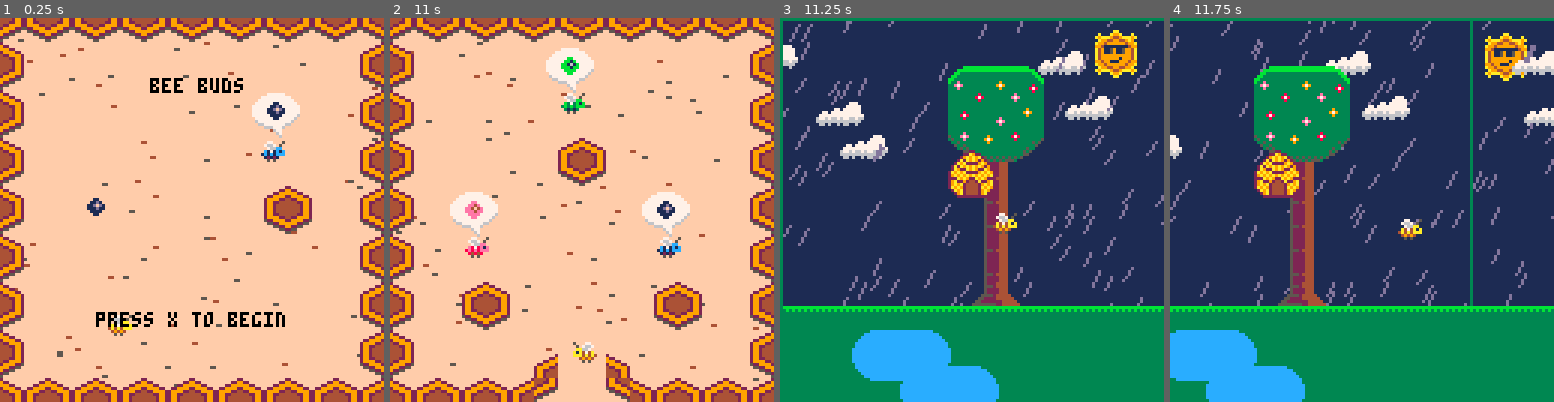
Above: before the commit, frames 1-4 (left to right).
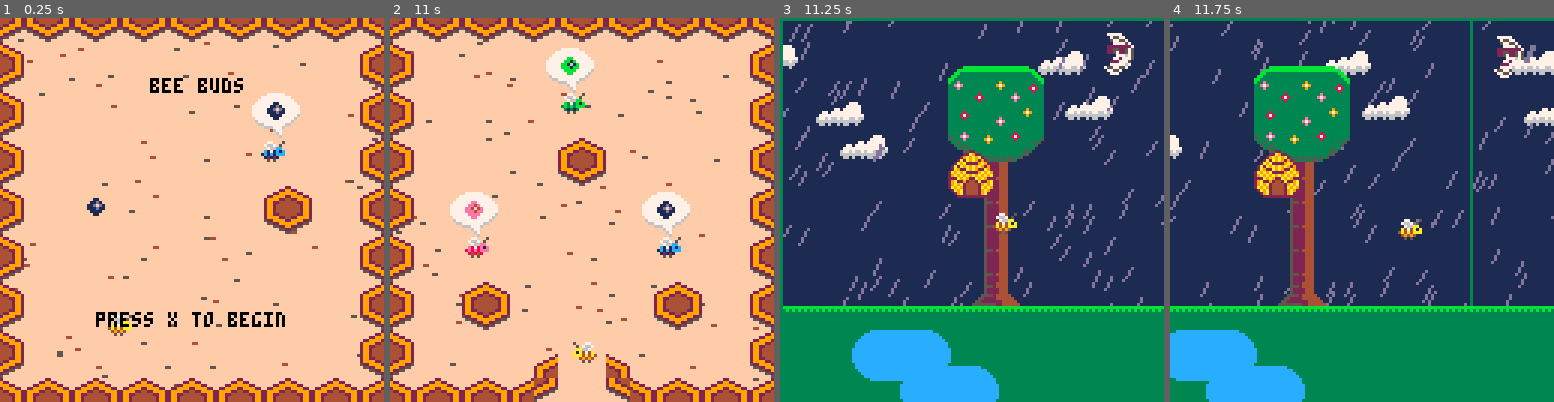
Above: after the commit, the same moments.

Repository: global-game-jam-2019-team/the_letter_bee
Game: PICO-8 cartridge the_letter_bee.p8
Two runs of this game, one before a commit and one after it. Both use one fixed random seed, a clock stepped at 60 frames per second and the inputs below.
Inputs:
- Up to frame 1 (0.25 s): no input
- Up to frame 2 (11 s): tap X (X key) at 0.33, 1.07, 1.85, 2.97, 4.08, 5.2, 6.32, 7.43, 8.55, 9.67, 10.78 s; tap O (Z key) at 0.7, 1.7, 2.1, 2.5, 2.9, 3.3, 3.7, 4.1, 4.5, 4.9, 5.3, 5.7, 6.1, 6.5, 6.9, 7.3, 7.7, 8.1, 8.5, 8.9, 9.3, 9.7, 10.1, 10.5, 10.9 s; hold Right 1.6-2.1 s; hold Up 2.15-2.42 s; hold Right 2.47-3.03 s; hold Left 3.08-3.58 s; hold Down 3.63-3.97 s; hold Right 4.02-4.68 s; hold Up 4.73-5.03 s; hold Left 5.08-5.68 s; hold Down 5.73-6.03 s; hold Right 6.08-6.58 s; hold Right 6.63-7.13 s; hold Up 7.18-7.45 s; hold Right 7.5-8.07 s; hold Left 8.12-8.62 s; hold Down 8.67-9 s; hold Right 9.05-9.72 s; hold Up 9.77-10.07 s; hold Left 10.12-10.72 s; hold Down from 10.77 s (still down)
- Up to frame 3 (11.25 s): release Down at 11.07 s; hold Right from 11.12 s (still down)
- Up to frame 4 (11.75 s): tap O (Z key) at 11.3, 11.7 s; release Right at 11.62 s

Frames 1-2 are identical in both runs. In frame 3, 1.1% of the frame differs, in the area x 82-93%, y 3-16%; in frame 4, 1.0%.

Commit message:
moon-mode

Diff:
--- a/the_letter_bee.p8
+++ b/the_letter_bee.p8
@@ -26,7 +26,7 @@
 local bee_jank_factor_x = .5
 local normal_gravity = 4
 local normal_flee_speed = 4
-local is_day = true
+local is_day = false
 local is_overcast = false
 local is_rainy = true
 
@@ -205,6 +205,7 @@
   floor  =     {n=  7, w=2, h=1, cx=4, cy=4},
   speech =     {n=  8, w=2, h=2, cx=8, cy=8, bouncy=true},
   sun    =     {n= 14, w=2, h=2, cx=8, cy=8, bouncy=true},
+  moon   =     {n= 72, w=2, h=2, cx=8, cy=8, bouncy=true},
   smoke_l=     {n= 50, w=1, h=1, cx=4, cy=4},
   smoke_s=     {n= 23, w=1, h=1, cx=4, cy=4},
   spider =     {n= 22, w=1, h=1, cx=4, cy=4, r=4},
